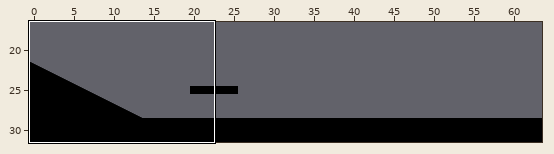
Two states of a Tiled map (JSON), app/assets/map/platform-test.json. The picture above shows the old version from afar; the outline marks the close-up.
Close-up. Before the edit:
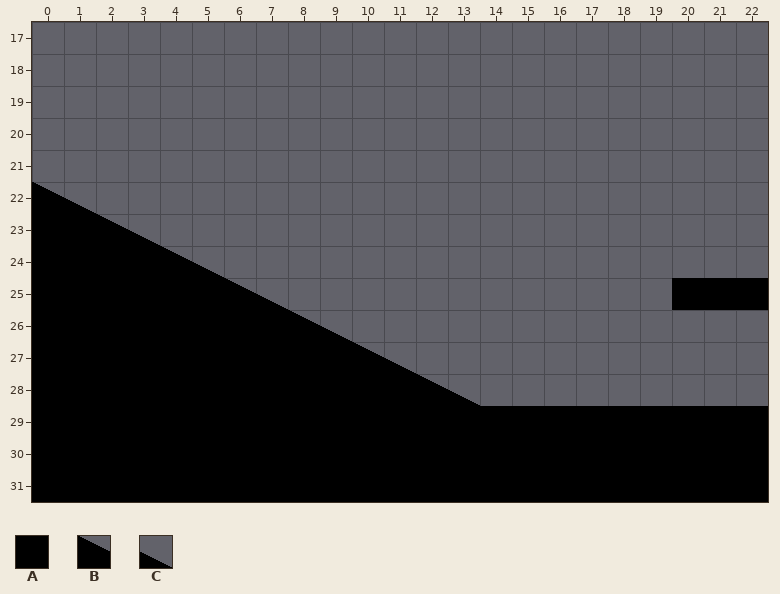
Cells are 32x32 px. Shown: x 0..22, y 17..31.
Key: from "shapes": A 1, B 3, C 4.
_ is an empty cell, # one hidden under a higher layer.
Layers that did not change in this view are not listed.
Layer "Platform 0" before, first column x 0:
17 _______________________
18 _______________________
19 _______________________
20 _______________________
21 _______________________
22 BC_____________________
23 ##BC___________________
24 ####BC_________________
25 ######BC____________###
26 ########BC_____________
27 ##########BC___________
28 ############BC_________
29 _______________________
30 _______________________
31 _______________________
Layer "Art 0" before, first column x 0:
17 _______________________
18 _______________________
19 _______________________
20 _______________________
21 _______________________
22 BC_____________________
23 AABC___________________
24 AAAABC_________________
25 AAAAAABC____________AAA
26 AAAAAAAABC_____________
27 AAAAAAAAAABC___________
28 AAAAAAAAAAAABC_________
29 AAAAAAAAAAAAAAAAAAAAAAA
30 AAAAAAAAAAAAAAAAAAAAAAA
31 AAAAAAAAAAAAAAAAAAAAAAA
The result:
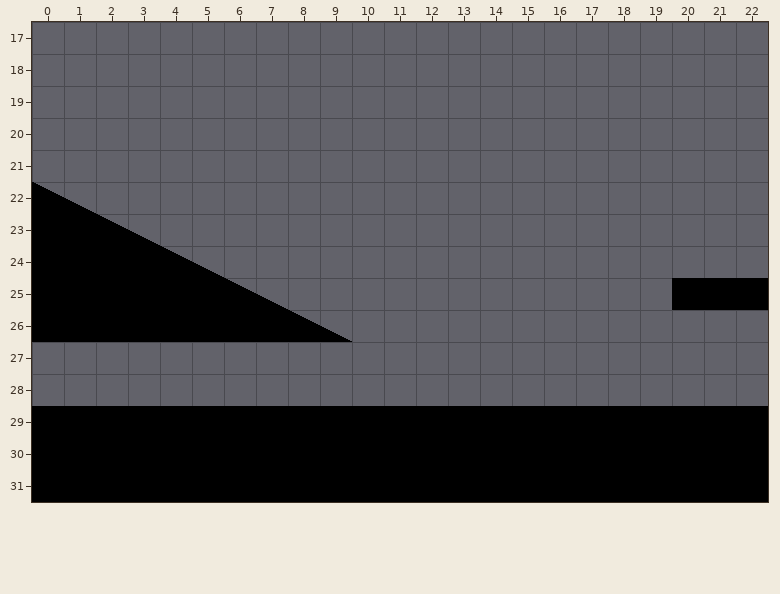
From old to new:
Layer "Platform 0":
The tile that lay hidden is removed in row 27 at x 0 to 9; in row 28 at x 0 to 11.
Tile B is removed in row 27 at x 10; in row 28 at x 12.
Tile C is removed in row 27 at x 11; in row 28 at x 13.
Layer "Art 0":
Tile A is removed in row 27 at x 0 to 9; in row 28 at x 0 to 11.
Tile B is removed in row 27 at x 10; in row 28 at x 12.
Tile C is removed in row 27 at x 11; in row 28 at x 13.
Changed places in both close-ups, as pixel boxes (x1, y1, x2, y2):
removed: (32, 342, 480, 406)
